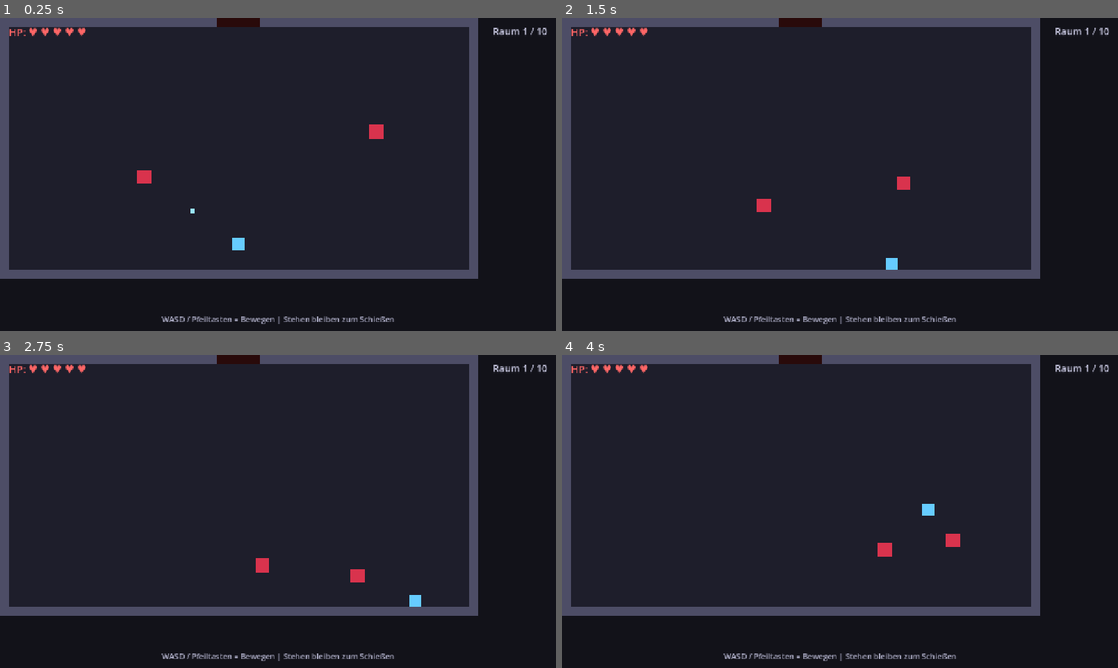
Above: before the commit, frames 1-4 (two rows, left to right).
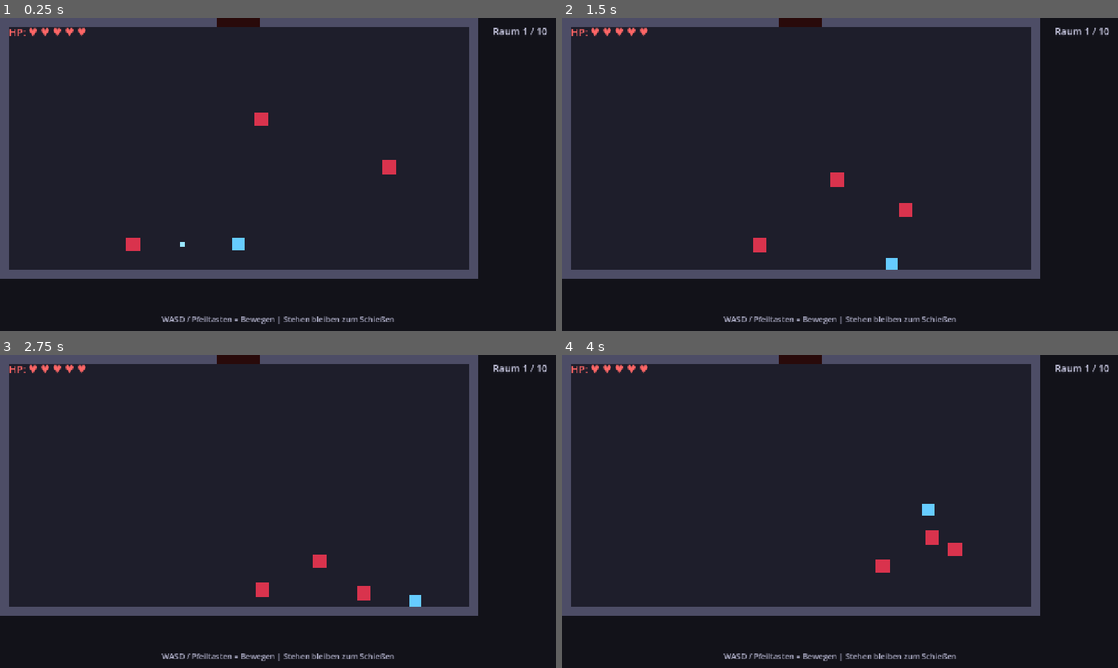
Above: after the commit, the same moments.

Repository: PaulRiisk/expedition-prototype
Game: Godot game, scene res://scenes/game.tscn
Same seed, same stepped clock (60 frames per second), same inputs: the game is played once before the commit and once after it.
Inputs:
- Up to frame 1 (0.25 s): no input
- Up to frame 2 (1.5 s): tap Enter (restart) at 0.5 s; hold D (move_right) 0.53-1.28 s; hold S (move_down) from 1.28 s (still down)
- Up to frame 3 (2.75 s): release S (move_down) at 2.03 s; hold D (move_right) from 2.03 s (still down)
- Up to frame 4 (4 s): release D (move_right) at 2.78 s; hold W (move_up) 2.78-3.53 s; hold A (move_left) from 3.53 s (still down)

The runs differ from the first frame. In frame 1, 0.6% of the frame differs, in the area x 22-72%, y 30-75%; in frame 2, 0.5%; in frame 3, 0.5%; in frame 4, 0.5%.

Commit message:
Tuned difficulty

Diff:
--- a/scripts/enemy.gd
+++ b/scripts/enemy.gd
@@ -2,16 +2,14 @@
 class_name Enemy
 
 ## ================================================================
-## GEGNER – Basisklasse für Nahkämpfer und Fernkämpfer
+## GEGNER – Basisklasse für Nahkämpfer, Fernkämpfer und Boss
 ## ================================================================
-## Typ wird über den Inspector gesetzt (Export-Variable).
-## So muss man nicht für jeden Gegnertyp eine eigene Scene anlegen.
 
 signal died(enemy: Enemy)
 
 enum EnemyType { MELEE, RANGED }
 
-## ----- Tuning -----
+## ----- Tuning (im Inspector einstellbar) -----
 @export var enemy_type: EnemyType = EnemyType.MELEE
 @export var max_health: int = 3
 @export var move_speed: float = 120.0
@@ -21,7 +19,24 @@
 ## Nur für RANGED relevant:
 @export var shoot_interval: float = 1.5
 @export var projectile_speed: float = 300.0
-@export var ranged_keep_distance: float = 250.0  ## Abstand den Fernkämpfer halten wollen
+@export var ranged_keep_distance: float = 350.0
+@export var fan_shot_count: int = 3        ## 1 = einzeln, 3 = Fächer
+@export var fan_spread_angle: float = 25.0 ## Winkel des Fächers in Grad
+
+## ----- Boss-Charge (nur für Boss-Nahkämpfer) -----
+var is_boss: bool = false
+var charge_cooldown: float = 2.5       ## Sekunden zwischen Charges
+var charge_timer: float = 2.5          ## Startet nach 3s mit erstem Charge
+var charge_speed_multiplier: float = 7.0
+var charge_duration: float = 1.0       ## Wie lang der Charge dauert
+var is_charging: bool = false
+var charge_time_left: float = 0.0
+var charge_direction: Vector2 = Vector2.ZERO
+
+## ----- Spawn-Delay -----
+var spawn_delay: float = 0.0          ## Wird vom Room gesetzt
+var spawn_delay_timer: float = 0.0
+var is_active: bool = false            ## Gegner bewegen/schießen erst nach Delay
 
 ## ----- Interne Variablen -----
 var current_health: int
@@ -30,9 +45,7 @@
 var hit_flash_timer: float = 0.0
 var dead: bool = false
 
-## Wird vom Spawner gesetzt
 var player_ref: Node2D = null
-
 var projectile_scene: PackedScene = preload("res://scenes/projectile.tscn")
 
 @onready var sprite: ColorRect = $Sprite
@@ -41,25 +54,47 @@
 	current_health = max_health
 	add_to_group("enemies")
 
-	# Collision-Layer: Gegner auf Layer 3, kollidiert mit World(1), Player(2), Player-Projektilen(4)
-	collision_layer = 4    # Gegner ist auf Layer 3
-	collision_mask = 11    # Kollidiert mit World(1) + Player(2) + PlayerProjectile(8)
+	collision_layer = 4
+	collision_mask = 11
 
 	# Visuell unterscheiden je nach Typ
 	if enemy_type == EnemyType.RANGED:
-		sprite.color = Color(0.9, 0.5, 0.2)  # Orange = Schütze
+		sprite.color = Color(0.9, 0.5, 0.2)
 		sprite.size = Vector2(28, 28)
 		sprite.position = Vector2(-14, -14)
 	else:
-		sprite.color = Color(0.85, 0.2, 0.3)  # Rot = Nahkampf
+		sprite.color = Color(0.85, 0.2, 0.3)
 		sprite.size = Vector2(32, 32)
 		sprite.position = Vector2(-16, -16)
 
-	# Schuss-Timer leicht randomisieren, damit nicht alle synchron schießen
+	# Boss visuell größer und dunkler
+	if is_boss:
+		sprite.color = Color(0.7, 0.1, 0.15)
+		sprite.size = Vector2(48, 48)
+		sprite.position = Vector2(-24, -24)
+
+	# Schuss-Timer randomisieren
 	shoot_timer = randf_range(0.3, shoot_interval)
+
+	# Spawn-Delay: Gegner startet inaktiv
+	if spawn_delay > 0.0:
+		spawn_delay_timer = spawn_delay
+		is_active = false
+		# Während Delay leicht transparent
+		modulate = Color(1, 1, 1, 0.4)
+	else:
+		is_active = true
 
 func _physics_process(delta: float) -> void:
 	if dead or player_ref == null:
+		return
+
+	# Spawn-Delay abwarten
+	if not is_active:
+		spawn_delay_timer -= delta
+		if spawn_delay_timer <= 0.0:
+			is_active = true
+			modulate = Color(1, 1, 1, 1)
 		return
 
 	_handle_timers(delta)
@@ -73,29 +108,32 @@
 		shoot_timer -= delta
 	if hit_flash_timer > 0.0:
 		hit_flash_timer -= delta
-
-## Verhalten je nach Typ
-func _handle_behavior(_delta: float) -> void:
+	# Boss: Charge-Timer
+	if is_boss and not is_charging:
+		charge_timer -= delta
+
+func _handle_behavior(delta: float) -> void:
 	var to_player: Vector2 = player_ref.global_position - global_position
 	var distance: float = to_player.length()
 	var direction: Vector2 = to_player.normalized() if distance > 0.01 else Vector2.ZERO
 
-	match enemy_type:
-		EnemyType.MELEE:
-			_behavior_melee(direction, distance)
-		EnemyType.RANGED:
-			_behavior_ranged(direction, distance)
+	# Boss-Charge hat Priorität
+	if is_boss:
+		_behavior_boss(direction, distance, delta)
+	else:
+		match enemy_type:
+			EnemyType.MELEE:
+				_behavior_melee(direction, distance)
+			EnemyType.RANGED:
+				_behavior_ranged(direction, distance)
 
 	move_and_slide()
 	_check_contact_damage()
 
-## Nahkämpfer: läuft direkt auf den Spieler zu
 func _behavior_melee(direction: Vector2, _distance: float) -> void:
 	velocity = direction * move_speed
 
-## Fernkämpfer: hält Abstand und schießt
 func _behavior_ranged(direction: Vector2, distance: float) -> void:
-	# Abstandsverhalten: zu nah -> wegbewegen, zu weit -> ranbewegen, gut -> stehen
 	if distance < ranged_keep_distance - 30:
 		velocity = -direction * move_speed
 	elif distance > ranged_keep_distance + 30:
@@ -103,22 +141,57 @@
 	else:
 		velocity = Vector2.ZERO
 
-	# Schießen
 	if shoot_timer <= 0.0:
-		_shoot_at_player(direction)
+		_shoot_at_player()
 		shoot_timer = shoot_interval
 
-func _shoot_at_player(_direction: Vector2) -> void:
+## Boss: Normales Verfolgen + gelegentlicher Charge
+func _behavior_boss(direction: Vector2, _distance: float, delta: float) -> void:
+	if is_charging:
+		# Charge läuft: geradeaus in festgelegte Richtung
+		velocity = charge_direction * move_speed * charge_speed_multiplier
+		charge_time_left -= delta
+		if charge_time_left <= 0.0:
+			is_charging = false
+			charge_timer = charge_cooldown
+			# Kurz stehen bleiben nach Charge
+			velocity = Vector2.ZERO
+	elif charge_timer <= 0.0:
+		# Charge starten! Richtung zum Spieler einfrieren
+		is_charging = true
+		charge_direction = direction
+		charge_time_left = charge_duration
+		# Visuelles Signal: kurz weiß aufblitzen
+		hit_flash_timer = 0.15
+	else:
+		# Normales Verfolgen (etwas langsamer als Standard-Melee)
+		velocity = direction * move_speed
+
+## Fächer-Schuss: 1 Projektil = gezielt, 3 = Fächer
+func _shoot_at_player() -> void:
 	if player_ref == null:
 		return
+
+	var base_dir: Vector2 = (player_ref.global_position - global_position).normalized()
+
+	if fan_shot_count <= 1:
+		# Einzelschuss
+		_fire_projectile(base_dir)
+	else:
+		# Fächer: gleichmäßig um die Zielrichtung verteilt
+		var half_spread: float = deg_to_rad(fan_spread_angle / 2.0)
+		for i in range(fan_shot_count):
+			var t: float = float(i) / float(fan_shot_count - 1)  # 0.0 bis 1.0
+			var angle_offset: float = lerp(-half_spread, half_spread, t)
+			var rotated_dir: Vector2 = base_dir.rotated(angle_offset)
+			_fire_projectile(rotated_dir)
+
+func _fire_projectile(direction: Vector2) -> void:
 	var projectile := projectile_scene.instantiate()
 	projectile.global_position = global_position
-	# Präzises Zielen auf aktuelle Spielerposition
-	var shoot_dir: Vector2 = (player_ref.global_position - global_position).normalized()
-	projectile.setup(shoot_dir, projectile_speed, contact_damage, false)
+	projectile.setup(direction, projectile_speed, contact_damage, false)
 	get_parent().add_child(projectile)
 
-## Kontaktschaden: Wenn Gegner den Spieler berührt
 func _check_contact_damage() -> void:
 	if contact_damage_timer > 0.0:
 		return
@@ -133,21 +206,17 @@
 			contact_damage_timer = contact_damage_cooldown
 			break
 
-## Visuelles Feedback: Hit-Flash
 func _handle_visuals() -> void:
 	if hit_flash_timer > 0.0:
-		sprite.modulate = Color(2.5, 2.5, 2.5)  # Weiß-Flash
+		sprite.modulate = Color(2.5, 2.5, 2.5)
 	else:
 		sprite.modulate = Color.WHITE
 
-## Schaden nehmen (wird von Projektilen aufgerufen)
 func take_damage(amount: int) -> void:
 	if dead:
 		return
 	current_health -= amount
 	hit_flash_timer = 0.08
-
-	# Kleiner Knockback-Effekt könnte hier rein – erstmal weggelassen
 
 	if current_health <= 0:
 		_die()
--- a/scripts/game.gd
+++ b/scripts/game.gd
@@ -6,7 +6,7 @@
 ## Verwaltet die Raumkette, den Spieler, UI und Game-Over / Win-Screen.
 
 ## ----- Konfiguration -----
-@export var total_rooms: int = 10  ## Inklusive Boss-Raum am Ende
+@export var total_rooms: int = 10
 
 ## ----- Interne Variablen -----
 var current_room_number: int = 1
@@ -26,7 +26,6 @@
 @onready var end_info: Label = $UI/EndScreen/Panel/VBox/Info
 @onready var camera: Camera2D = $Camera
 
-## Raum-Container (in der Scene)
 @onready var room_container: Node2D = $RoomContainer
 
 func _ready() -> void:
@@ -42,18 +41,14 @@
 	if game_ended and Input.is_action_just_pressed("restart"):
 		get_tree().reload_current_scene()
 
-## --- Spieler spawnen ---
 func _spawn_player() -> void:
 	player = player_scene.instantiate()
-	# Spieler startet mittig unten im Raum
 	player.position = Vector2(Room.ROOM_WIDTH / 2, Room.ROOM_HEIGHT - 80)
 	player.health_changed.connect(_on_health_changed)
 	player.died.connect(_on_player_died)
 	room_container.add_child(player)
 
-## --- Raum laden ---
 func _load_room(room_num: int) -> void:
-	# Alten Raum entfernen
 	if current_room != null:
 		current_room.queue_free()
 		current_room = null
@@ -64,48 +59,63 @@
 	room.total_rooms = total_rooms
 	room.is_boss_room = (room_num == total_rooms)
 
-	# Schwierigkeit skaliert mit Raumnummer
+	## =========================================================
+	## SCHWIERIGKEITSKURVE – hier alles an einem Ort
+	## =========================================================
+	## Raum 1-2:  Nur Nahkämpfer, sanfter Einstieg
+	## Raum 3-4:  Fernkämpfer kommen dazu
+	## Raum 5-6:  Mehr Gegner, Fernkämpfer mit Fächer
+	## Raum 7-8:  2. Welle dazu
+	## Raum 9:    Volle Packung
+	## Raum 10:   Boss
+
 	if room.is_boss_room:
-		# Boss-Raum: Nur Boss, keine Standard-Gegner
 		room.num_melee_enemies = 0
 		room.num_ranged_enemies = 0
+	elif room_num <= 2:
+		# Einstieg: wenige langsame Nahkämpfer
+		room.num_melee_enemies = 3
+		room.num_ranged_enemies = 0
+	elif room_num <= 4:
+		# Fernkämpfer kommen dazu
+		room.num_melee_enemies = 3
+		room.num_ranged_enemies = 1
+	elif room_num <= 6:
+		# Mehr Fernkämpfer, mehr Druck
+		room.num_melee_enemies = 4
+		room.num_ranged_enemies = 2
+	elif room_num <= 8:
+		# 2. Welle! Spieler glaubt er ist fertig, dann kommen mehr
+		room.num_melee_enemies = 4
+		room.num_ranged_enemies = 2
+		room.wave2_melee = 2
+		room.wave2_ranged = 1
 	else:
-		# Progression: erste Räume einfach, später mehr und gemischter
-		if room_num <= 2:
-			room.num_melee_enemies = 2
-			room.num_ranged_enemies = 0
-		elif room_num <= 4:
-			room.num_melee_enemies = 2
-			room.num_ranged_enemies = 1
-		elif room_num <= 6:
-			room.num_melee_enemies = 3
-			room.num_ranged_enemies = 1
-		else:
-			room.num_melee_enemies = 3 + (room_num - 7)
-			room.num_ranged_enemies = 2
+		# Raum 9: volle Packung vor dem Boss
+		room.num_melee_enemies = 5
+		room.num_ranged_enemies = 3
+		room.wave2_melee = 3
+		room.wave2_ranged = 1
 
 	room.set_player(player)
 	room.room_cleared.connect(_on_room_cleared)
 	room_container.add_child(room)
 	current_room = room
 
-	# Spieler in den neuen Raum setzen (unten in der Mitte)
+	# Spieler in den neuen Raum setzen
 	player.position = Vector2(Room.ROOM_WIDTH / 2, Room.ROOM_HEIGHT - 80)
 
 	_update_room_label()
 
 func _on_room_cleared() -> void:
-	# Hinweis anzeigen dass man zum nächsten Raum gehen kann
 	if current_room.is_boss_room:
 		hint_label.text = "BOSS BESIEGT!"
 		await get_tree().create_timer(0.8).timeout
 		_show_win_screen()
 	else:
 		hint_label.text = "Raum geschafft! Nach oben laufen für nächsten Raum."
-		# Wir warten darauf, dass der Spieler nach oben zur Tür läuft
 		_wait_for_player_to_exit()
 
-## Prüft ob der Spieler die obere Raumgrenze erreicht hat
 func _wait_for_player_to_exit() -> void:
 	while current_room != null and current_room.cleared and not game_ended:
 		await get_tree().process_frame
@@ -119,7 +129,6 @@
 	hint_label.text = ""
 	_load_room(current_room_number + 1)
 
-## --- UI ---
 func _on_health_changed(current: int, maximum: int) -> void:
 	var hearts := ""
 	for i in range(current):
@@ -134,7 +143,6 @@
 	else:
 		room_label.text = "Raum %d / %d" % [current_room_number, total_rooms]
 
-## --- Game Over / Win ---
 func _on_player_died() -> void:
 	if game_ended:
 		return
@@ -143,8 +151,6 @@
 	end_title.modulate = Color(1.0, 0.3, 0.3)
 	end_info.text = "Du bist in Raum %d gefallen.\n\nENTER für Neustart" % current_room_number
 	end_screen.visible = true
-
-	# Kamera shake final
 	camera.shake(16.0, 0.5)
 
 func _show_win_screen() -> void:
--- a/scripts/room.gd
+++ b/scripts/room.gd
@@ -4,7 +4,7 @@
 ## ================================================================
 ## RAUM – ein einzelner Kampfraum
 ## ================================================================
-## Der Raum spawnt Gegner, wartet bis alle tot sind, öffnet dann die Tür.
+## Spawnt Gegner in Wellen, wartet bis alle tot sind, öffnet dann die Tür.
 
 signal room_cleared
 
@@ -12,29 +12,39 @@
 const ROOM_WIDTH: float = 1100.0
 const ROOM_HEIGHT: float = 600.0
 
-## ----- Konfiguration -----
+## ----- Konfiguration (wird von game.gd gesetzt) -----
 @export var num_melee_enemies: int = 2
 @export var num_ranged_enemies: int = 0
 @export var is_boss_room: bool = false
 @export var room_number: int = 1
 @export var total_rooms: int = 10
 
-## Spawn-Positionen (werden zur Laufzeit berechnet)
-var spawn_margin: float = 80.0
+## ----- Wellen-System -----
+@export var wave2_melee: int = 0      ## 2. Welle Nahkämpfer (0 = keine 2. Welle)
+@export var wave2_ranged: int = 0     ## 2. Welle Fernkämpfer
+@export var wave2_delay: float = 1.5  ## Sekunden nach dem letzten Kill der 1. Welle
+
+## ----- Spawn-Delay -----
+@export var enemy_spawn_delay: float = 0.15  ## Gegner warten kurz bevor sie aktiv werden
+
+## Spawn-Bereich
+var spawn_margin: float = 60.0
+## Mindestabstand zum Spieler beim Spawnen
+var min_player_distance: float = 150.0
 
 var enemies_alive: int = 0
 var cleared: bool = false
+var wave: int = 1
+var wave2_triggered: bool = false
 var player_ref: Node2D = null
 
 var enemy_scene: PackedScene = preload("res://scenes/enemy.tscn")
 
-## Referenzen auf Nodes in der Scene
 @onready var exit_door: ColorRect = $ExitDoor
 @onready var enemies_container: Node = $Enemies
 
 func _ready() -> void:
-	exit_door.modulate = Color(0.4, 0.2, 0.2)  # Geschlossen = dunkelrot
-	# Warten bis Game-Script den Player gesetzt hat
+	exit_door.modulate = Color(0.4, 0.2, 0.2)
 	call_deferred("_spawn_enemies")
 
 func set_player(p: Node2D) -> void:
@@ -42,17 +52,17 @@
 
 func _spawn_enemies() -> void:
 	if player_ref == null:
-		# Warten bis Player gesetzt ist
 		await get_tree().create_timer(0.05).timeout
 		if player_ref == null:
 			return
 
-	# Boss-Raum: ein einzelner starker Nahkämpfer
+	# Boss-Raum
 	if is_boss_room:
 		_spawn_enemy(Enemy.EnemyType.MELEE, _random_spawn_pos(), true)
 		enemies_alive += 1
 		return
 
+	# Welle 1
 	for i in range(num_melee_enemies):
 		_spawn_enemy(Enemy.EnemyType.MELEE, _random_spawn_pos(), false)
 		enemies_alive += 1
@@ -61,25 +71,40 @@
 		_spawn_enemy(Enemy.EnemyType.RANGED, _random_spawn_pos(), false)
 		enemies_alive += 1
 
-	# Edge Case: Raum ohne Gegner direkt clearen
 	if enemies_alive == 0:
 		_clear_room()
 
+## Spawn-Position: überall im Raum AUSSER zu nah am Spieler
 func _random_spawn_pos() -> Vector2:
-	# Gegner nicht zu nah am Spieler (der unten startet) spawnen
-	var x := randf_range(spawn_margin, ROOM_WIDTH - spawn_margin)
-	var y := randf_range(spawn_margin, ROOM_HEIGHT * 0.6)  # Obere 60% des Raums
-	return Vector2(x, y)
+	var attempts: int = 0
+	while attempts < 20:
+		var x := randf_range(spawn_margin, ROOM_WIDTH - spawn_margin)
+		var y := randf_range(spawn_margin, ROOM_HEIGHT - spawn_margin)
+		var pos := Vector2(x, y)
 
-func _spawn_enemy(type: int, pos: Vector2, is_boss: bool) -> void:
+		# Prüfe Abstand zum Spieler
+		if player_ref != null:
+			var dist: float = pos.distance_to(player_ref.position)
+			if dist >= min_player_distance:
+				return pos
+		else:
+			return pos
+		attempts += 1
+
+	# Fallback: oben im Raum
+	return Vector2(randf_range(spawn_margin, ROOM_WIDTH - spawn_margin), spawn_margin + 50)
+
+func _spawn_enemy(type: int, pos: Vector2, boss: bool) -> void:
 	var enemy := enemy_scene.instantiate()
 	enemy.enemy_type = type
 	enemy.player_ref = player_ref
 	enemy.position = pos
+	enemy.spawn_delay = enemy_spawn_delay
 
-	if is_boss:
-		enemy.max_health = 15
-		enemy.move_speed = 90.0
+	if boss:
+		enemy.is_boss = true
+		enemy.max_health = 30
+		enemy.move_speed = 100.0
 		enemy.contact_damage = 2
 
 	enemy.died.connect(_on_enemy_died)
@@ -87,14 +112,35 @@
 
 func _on_enemy_died(_enemy: Enemy) -> void:
 	enemies_alive -= 1
+
+	# Welle 1 geschafft → Welle 2 spawnen falls konfiguriert
+	if enemies_alive <= 0 and not wave2_triggered and (wave2_melee > 0 or wave2_ranged > 0):
+		wave2_triggered = true
+		_spawn_wave_2()
+		return
+
 	if enemies_alive <= 0 and not cleared:
+		_clear_room()
+
+func _spawn_wave_2() -> void:
+	wave = 2
+	# Kurze Pause bevor die nächste Welle kommt
+	await get_tree().create_timer(wave2_delay).timeout
+
+	for i in range(wave2_melee):
+		_spawn_enemy(Enemy.EnemyType.MELEE, _random_spawn_pos(), false)
+		enemies_alive += 1
+
+	for i in range(wave2_ranged):
+		_spawn_enemy(Enemy.EnemyType.RANGED, _random_spawn_pos(), false)
+		enemies_alive += 1
+
+	if enemies_alive <= 0:
 		_clear_room()
 
 func _clear_room() -> void:
 	cleared = true
-	# Obere Wand-Kollision deaktivieren damit der Spieler durchlaufen kann
 	$Walls/WallTopCol.set_deferred("disabled", true)
-	# Tür öffnet sich visuell
 	var tween := create_tween()
 	tween.tween_property(exit_door, "modulate", Color(0.3, 1.0, 0.4), 0.4)
 	room_cleared.emit()
